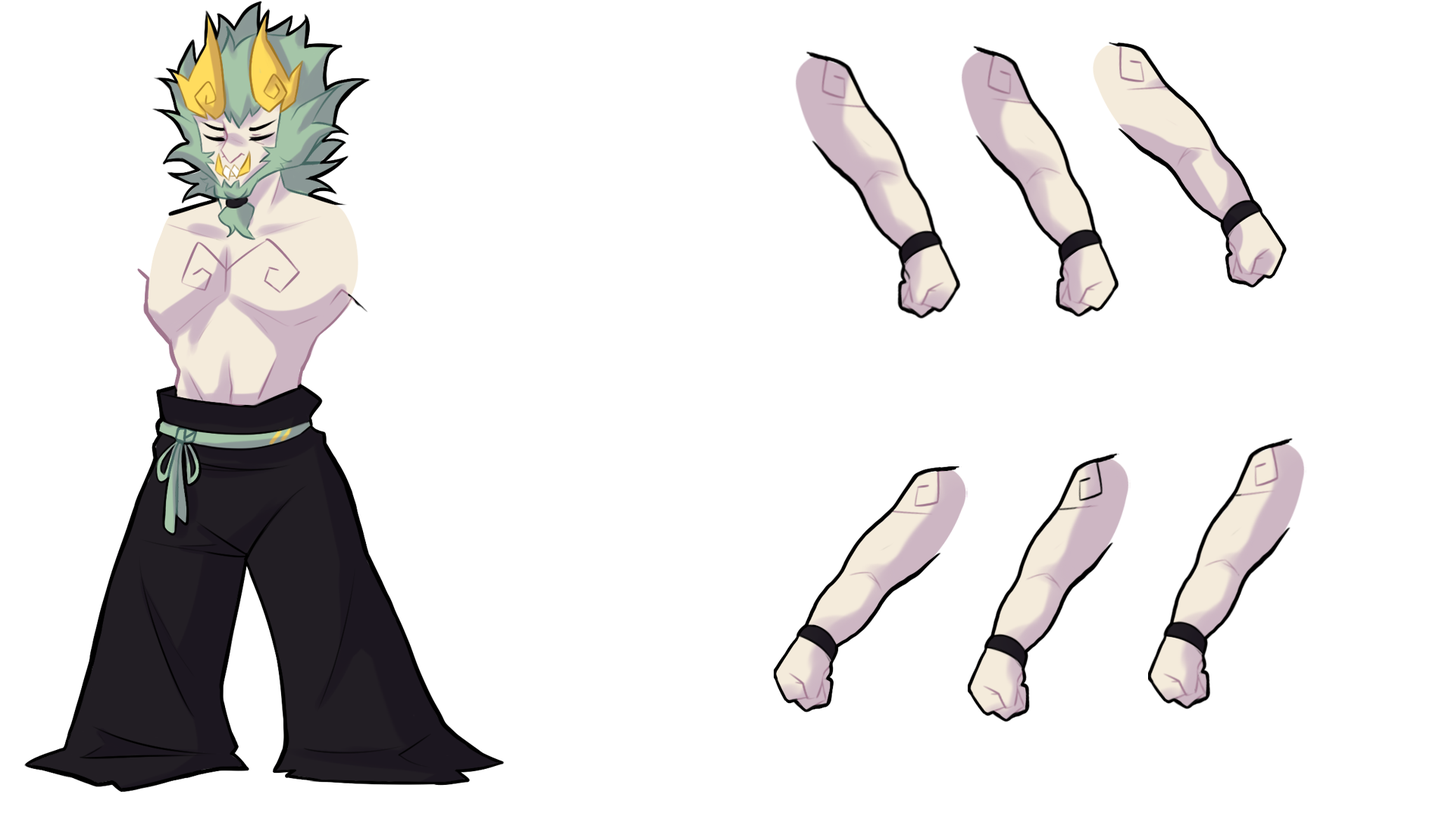
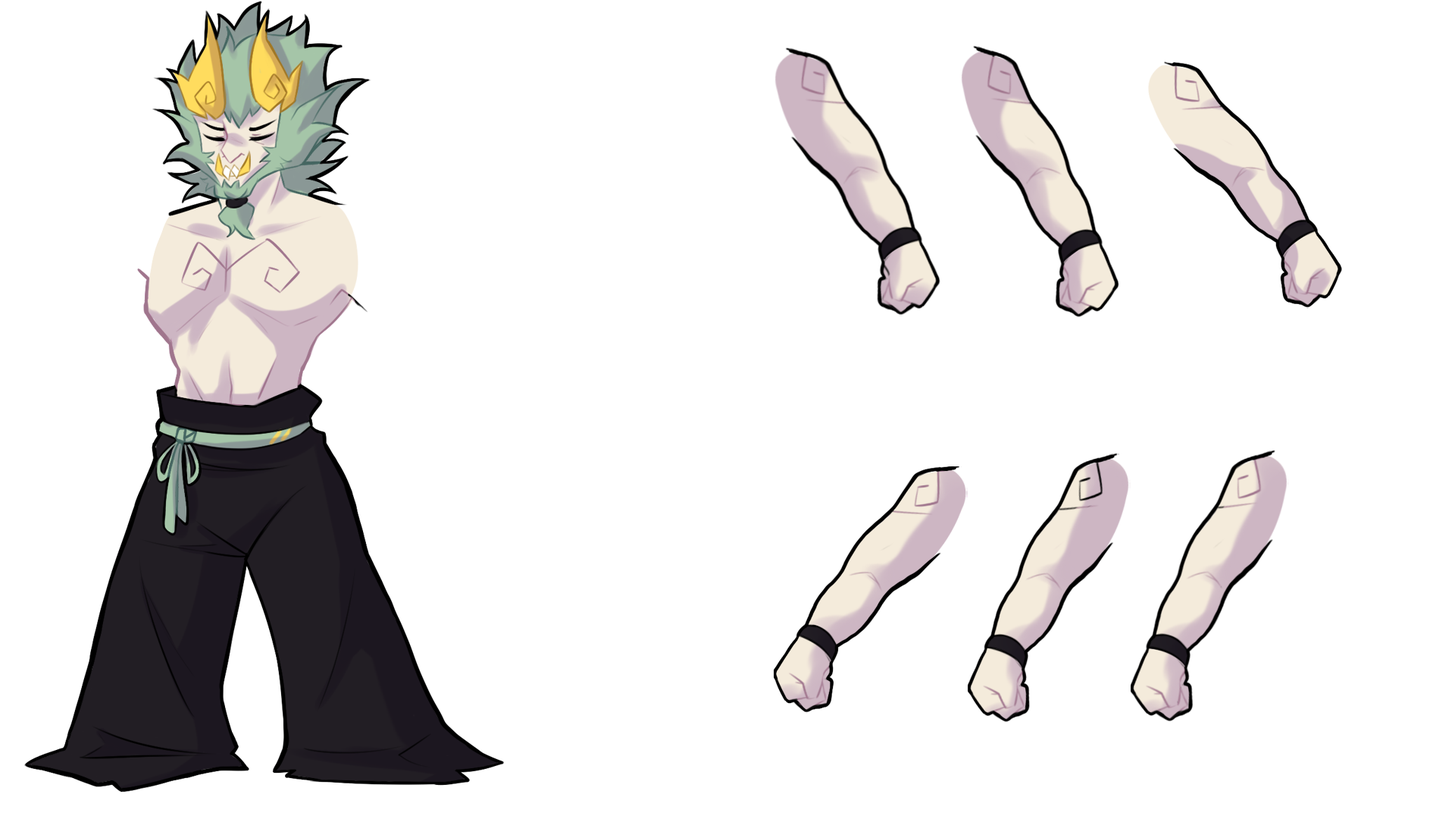
The second w=1455, h=819 image is a revision of the first. Changes to its layers:
painted on "A partir de la selección" (1st of 6, in "Boss 3" › "Nuevo grupo") over [1108, 41, 1343, 309]
removed layer "Capa 70" (1st of 6, in "Boss 3" › "Nuevo grupo") from group "Nuevo grupo" over [1093, 45, 1287, 289]
painted on "A partir de la selección" (2nd of 6, in "Boss 3" › "Nuevo grupo") over [1093, 50, 1119, 130]
removed layer "Capa 70" (2nd of 6, in "Boss 3" › "Nuevo grupo") from group "Nuevo grupo" over [1093, 50, 1119, 130]
painted on "A partir de la selección" (3rd of 6, in "Boss 3" › "Nuevo grupo") over [774, 47, 962, 320]
removed layer "Capa 70" (3rd of 6, in "Boss 3" › "Nuevo grupo") from group "Nuevo grupo" over [794, 56, 961, 319]
painted on "A partir de la selección" (6th of 6, in "Boss 3" › "Nuevo grupo") over [1130, 437, 1296, 722]
removed layer "Capa 70" (6th of 6, in "Boss 3" › "Nuevo grupo") from group "Nuevo grupo" over [1149, 442, 1307, 709]
